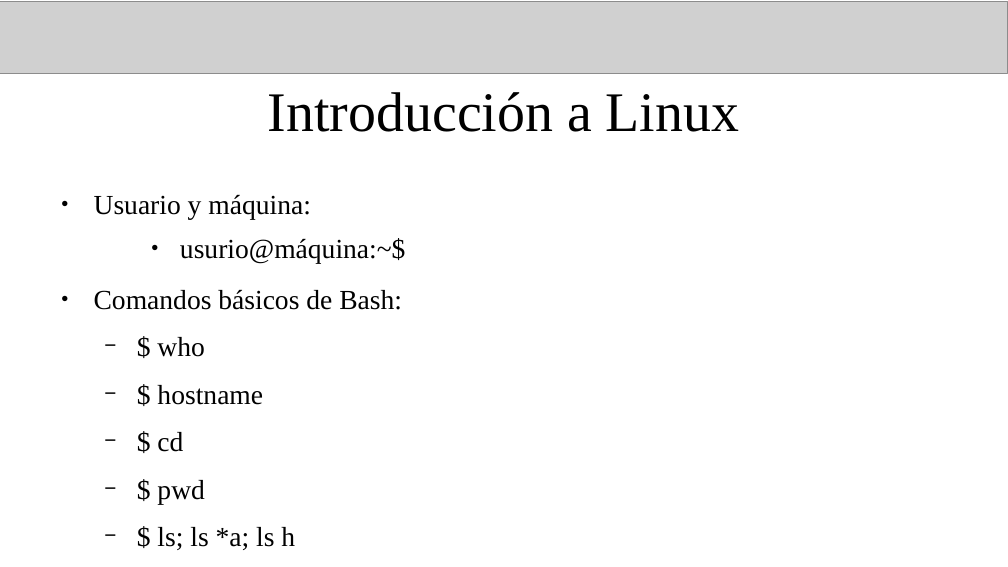
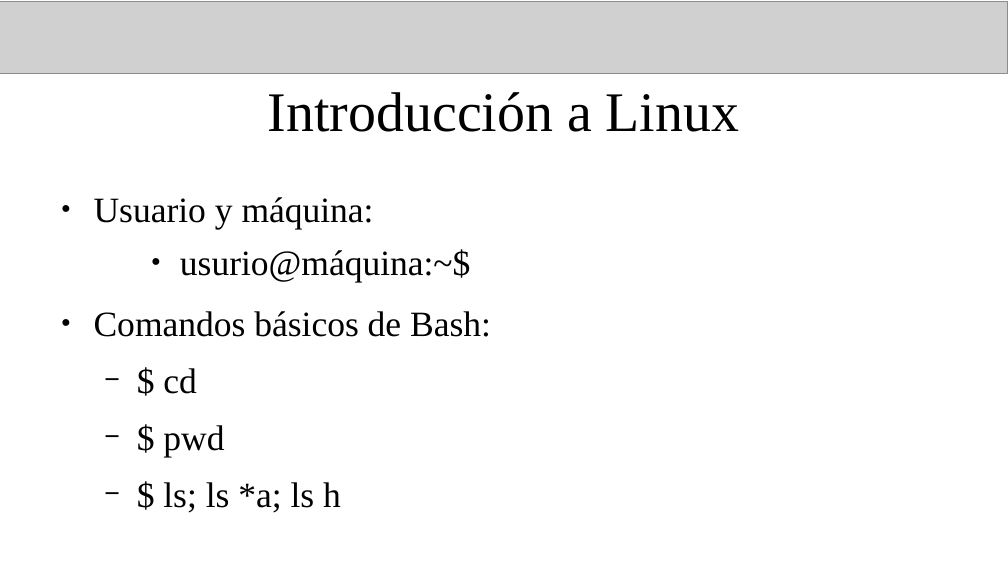
Before and after one commit to fiscompunipamplona/unidad1_IntroLinux, a slide deck: slide 3 of clases/clase-introLinux_1.odp. Drawn at 1008x567 pixels with LibreOffice and Linux fonts; fonts in the diff are those of the drawing; grey boxes stand for pictures. Boxes give left, top, right and bottom in pixels: in the first picture for what was removed or moved away, otherwise in the second. Text is boxed around its words. In the diff, an @@ line names an element or a change of style, - is before the commit and + after.

Commit message:
Slides for class two (IntroLinux) )added

```diff
--- a/clases/clase-introLinux_1.odp
+++ b/clases/clase-introLinux_1.odp
@@ text "Usuario y máquina:" at bbox=[94, 197, 491, 513]: size 21.7 to 28 pt @@
@@ text at bbox=[157, 337, 263, 405]: paragraphs removed @@
-  − $ who
-  − $ hostname
```
Also in this commit, not shown: 1 other slide changed, 10 slides removed, 3 other files.
